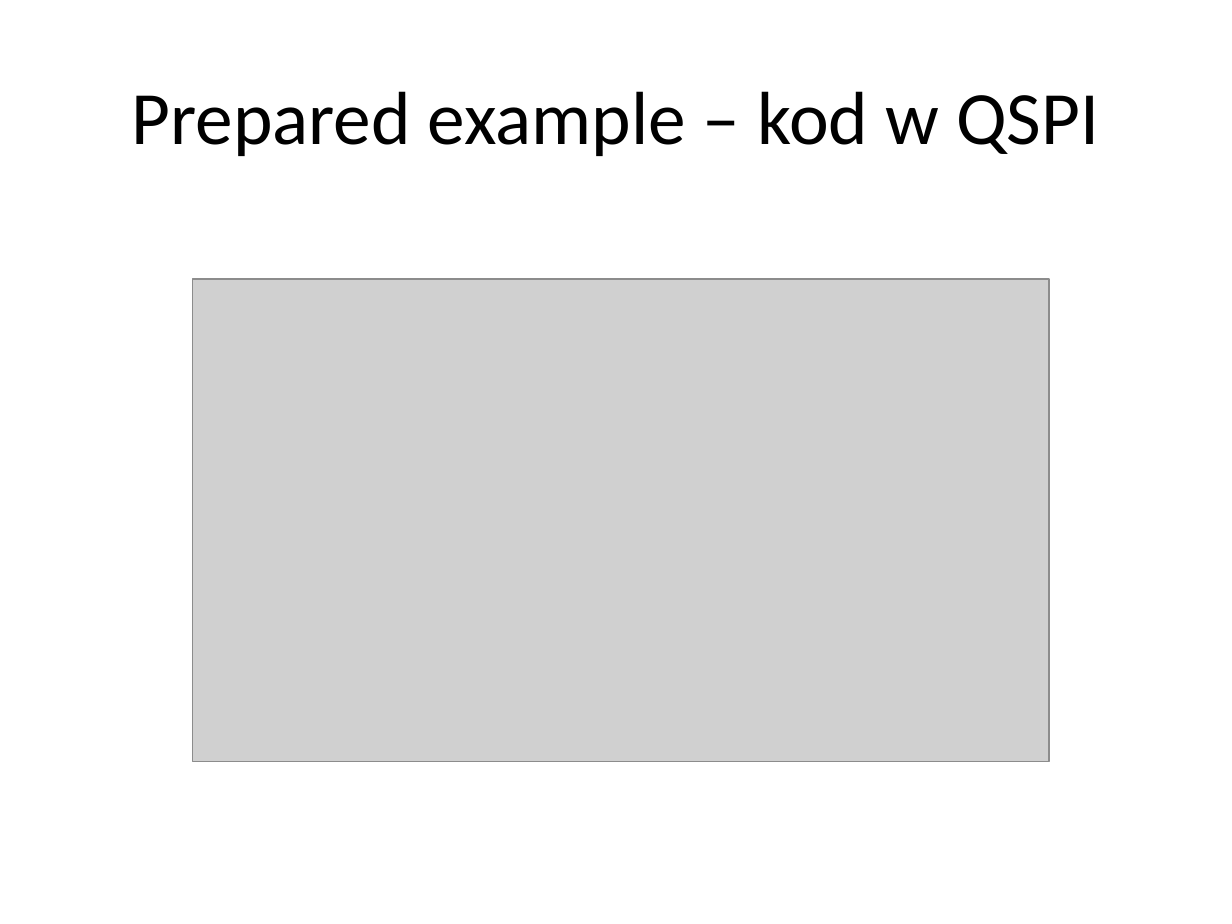
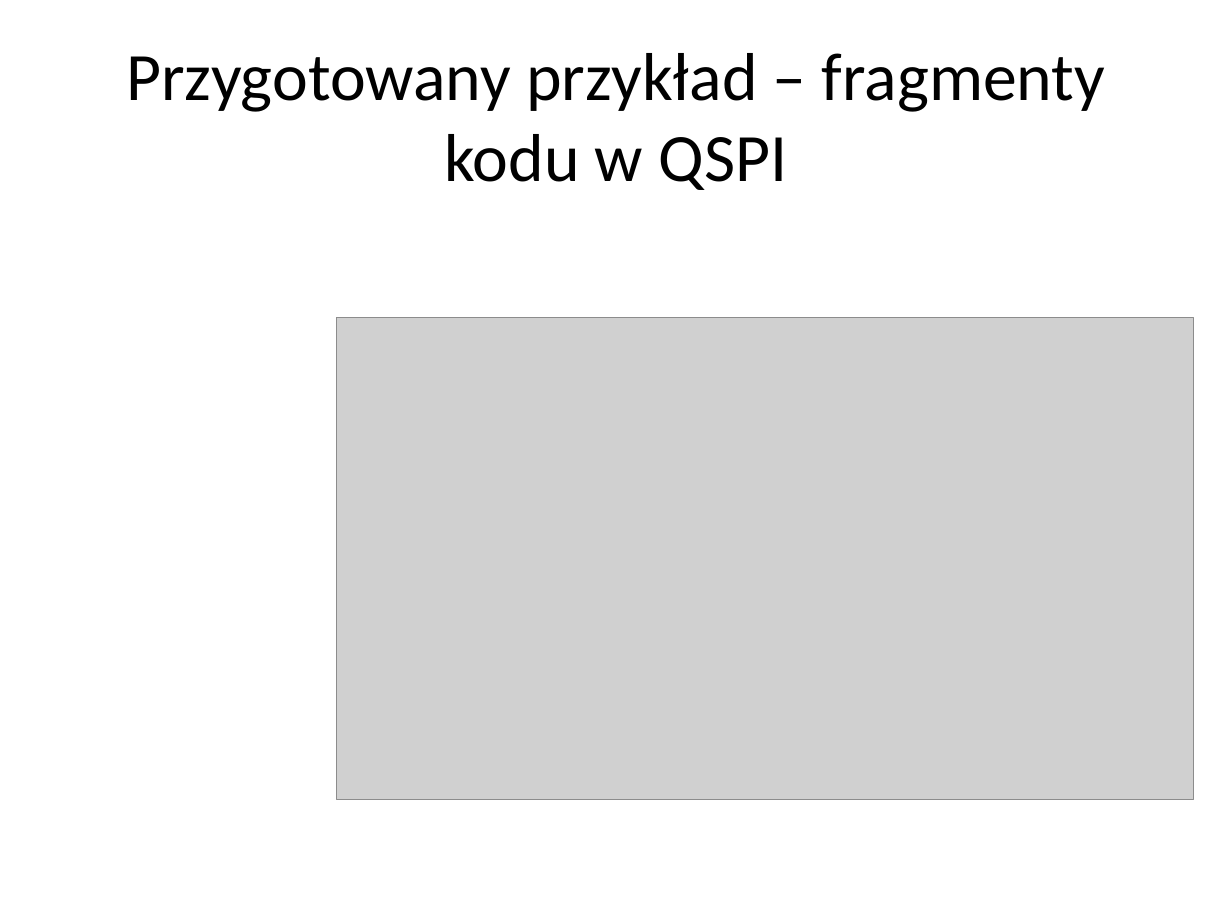
Before and after one commit to trteodor/stm32h747_disco_lvgl_bare_metal, a slide deck: slide 14 of Presenation.pptx (slide 11 before the commit). Drawn at 1232x924 pixels with LibreOffice and Linux fonts; fonts in the diff are those of the drawing; grey boxes stand for pictures. Boxes give left, top, right and bottom in pixels: in the first picture for what was removed or moved away, otherwise in the second. Text is boxed around its words. In the diff, an @@ line names an element or a change of style, - is before the commit and + after.

```diff
--- a/Presenation.pptx
+++ b/Presenation.pptx
@@ title at <box>126,53,1105,190</box>: text changed; size 44 to 39.6 pt @@
-Prepared example – kod w QSPI
+Przygotowany przykład – fragmenty kodu w QSPI
@@ picture: place and size @@
-picture at <box>192,280,1048,761</box>
+picture at <box>336,318,1193,800</box>
```
Also in this commit, not shown: 8 other slides changed, 4 slides added, 1 slide removed, 4 other files.
